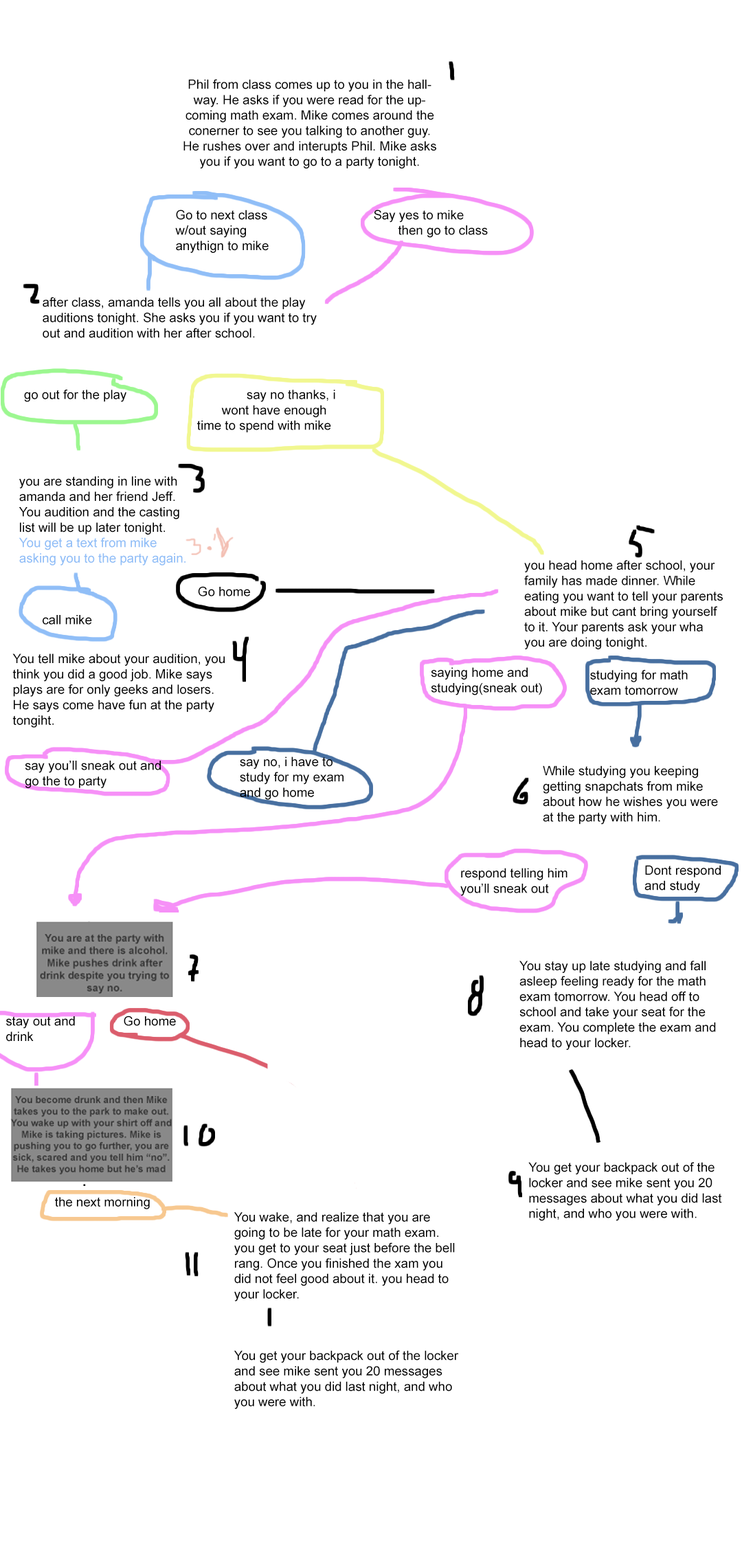
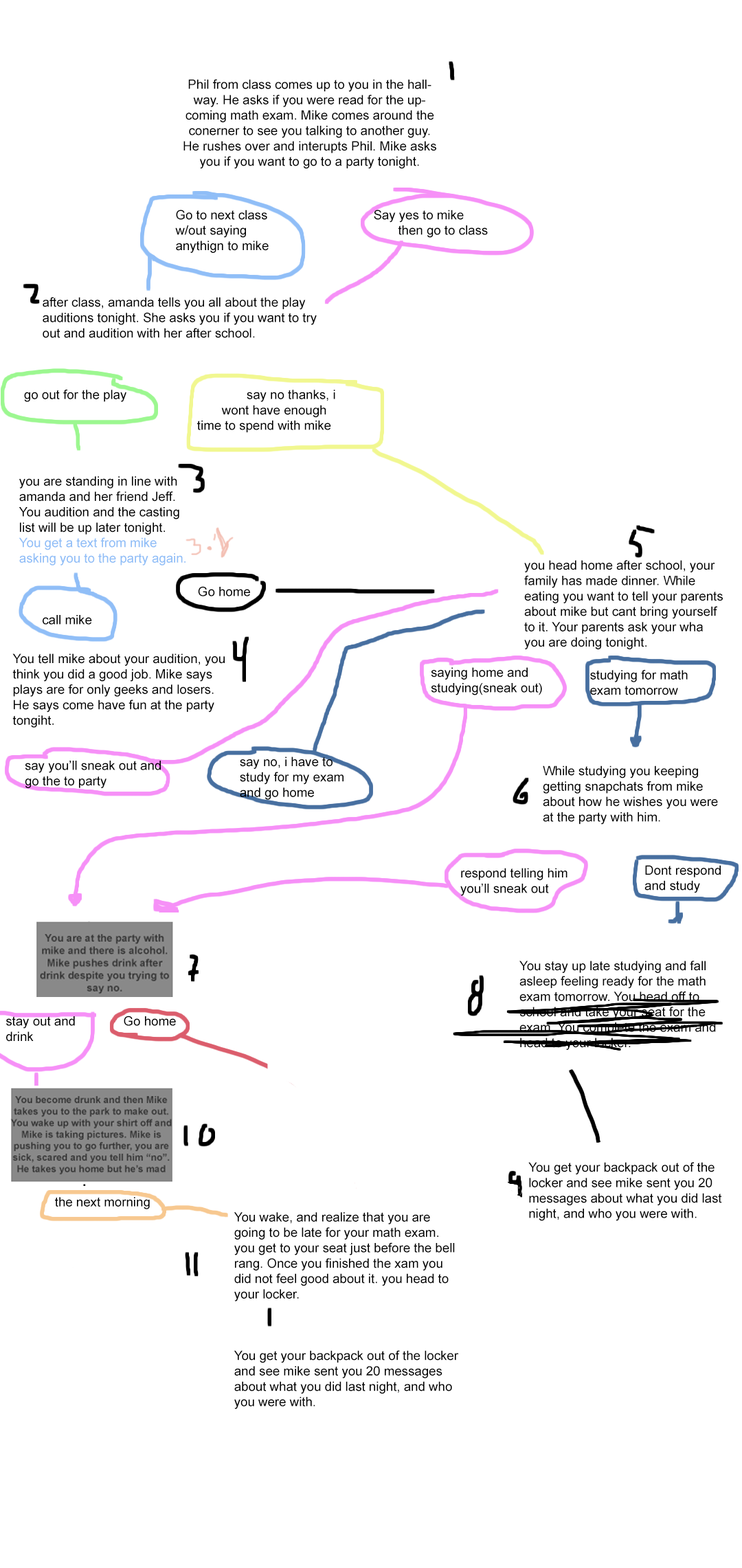
Comparing the layer stacks of the two 742 × 1568 images. Changes:
painted on "Layer 2" over [505, 1181, 521, 1199]
painted on "Layer 4" over [452, 997, 723, 1199]
